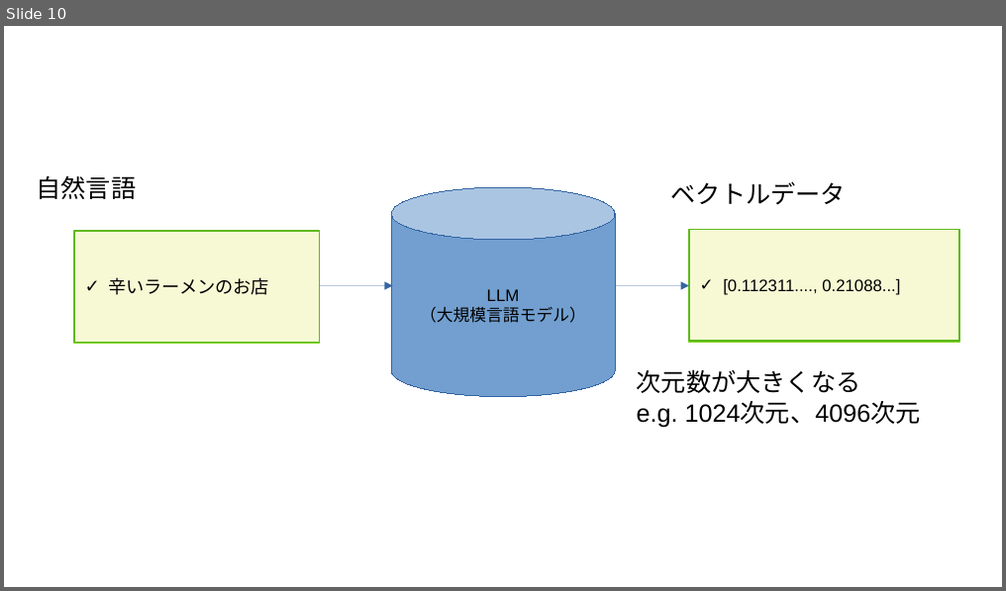
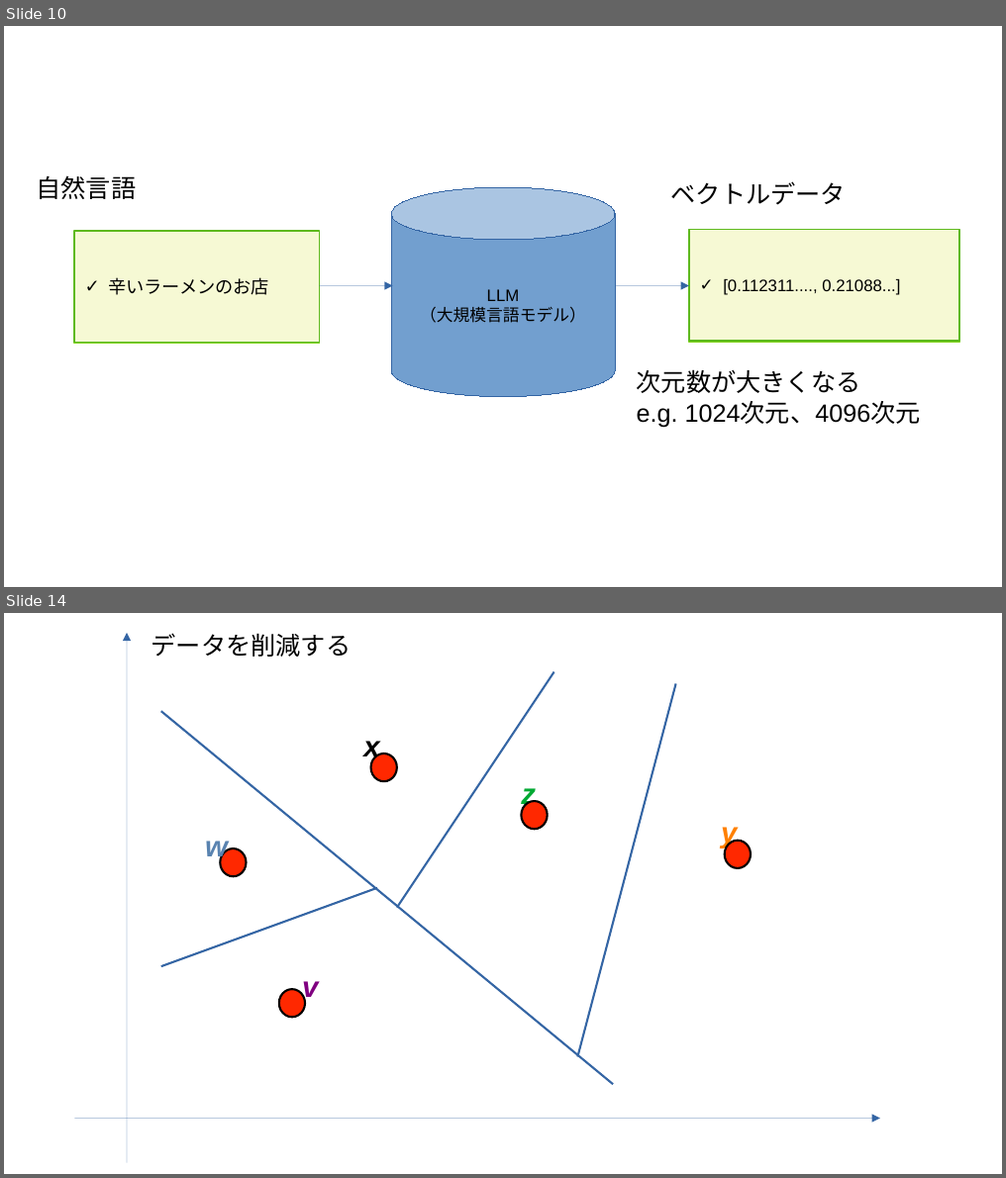
Before and after one commit to komainu8/rabbit-slide-komainu8-postgresql-conference-japan-2025, a slide deck: images.odp. Shown one above the other, each under a label of ours: slide 10 before the commit, slides 10 and 14 after it; the slides between them are not shown. The pictures are 1006x591 and 1006x1178 pixels, drawn with LibreOffice and Linux fonts; fonts in the diff are those of the drawing. Boxes give left, top, right and bottom in pixels: in the first picture for what was removed or moved away, otherwise in the second. Text is boxed around its words. In the diff, an @@ line names an element or a change of style, - is before the commit and + after.

```diff
--- a/images.odp
+++ b/images.odp
@@ slide 14 added at box(4, 613, 1002, 1174), background #FFFFFF @@
@@ arrow added from (127, 1162) to (127, 633), #3465A4 0 pt @@
@@ text added at box(152, 633, 351, 657), 18 pt, text #000000 @@
+データを削減する
@@ line added from (397, 907) to (553, 671), #3465A4 1.5 pt @@
@@ line added from (675, 684) to (578, 1058), #3465A4 1.5 pt @@
@@ line added from (160, 711) to (613, 1084), #3465A4 1.5 pt @@
@@ text added at box(363, 741, 379, 761), 21 pt, text #000000, bold, italic @@
+x
@@ ellipse added at box(371, 754, 397, 781), fill #FF2800, outline #000000 1.5 pt @@
@@ text added at box(521, 788, 536, 809), 21 pt, text #00A933, bold, italic @@
+z
@@ ellipse added at box(521, 802, 547, 830), fill #FF2800, outline #000000 1.5 pt @@
@@ text added at box(721, 820, 737, 849), 21 pt, text #FF8000, bold, italic @@
+y
@@ text added at box(205, 841, 228, 862), 21 pt, text #5983B0, bold, italic @@
+w
@@ ellipse added at box(221, 849, 247, 876), fill #FF2800, outline #000000 1.5 pt @@
@@ ellipse added at box(725, 841, 750, 868), fill #FF2800, outline #000000 1.5 pt @@
@@ line added from (160, 966) to (377, 888), #3465A4 1.5 pt @@
@@ ellipse added at box(279, 989, 305, 1017), fill #FF2800, outline #000000 1.5 pt @@
@@ text added at box(302, 981, 318, 1003), 21 pt, text #800080, bold, italic @@
+v
@@ arrow added from (75, 1118) to (880, 1118), #3465A4 0 pt @@
```
Also in this commit, not shown: 10 slides changed, 4 other slides added.
